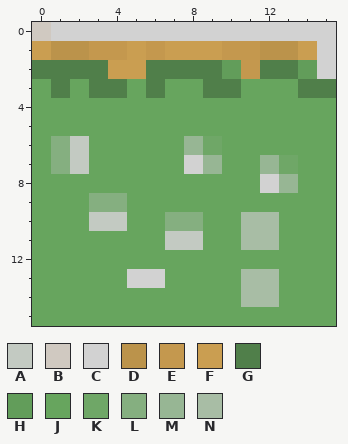
One commit to this pixel-art sprite: Programme/My2DGame/res/tiles/road02.png. Above, as it was before the edit.
The file is 16x16 pixels. Colours within 5 levels of each other are drawn and written as one.
Palette (. is transparent): A #c3cac2  B #d0c9c1  C #d2d2d2  D #bb934b  E #c4984e  F #ca9e51  G #507f4a  H #629d5a  J #67a55e  K #6fa767  L #85af80  M #97b694  N #a8bda5
Pixels before, first column x 0:
 0 BCCCCCCCCCCCCCCC
 1 FDDEEFEFFFEEDDFC
 2 GGGGFFGGGGHEGGHC
 3 JGJGGJGJJGGJJJGG
 4 JJJJJJJJJJJJJJJJ
 5 JJJJJJJJJJJJJJJJ
 6 JLAJJJJJMKJJJJJJ
 7 JLAJJJJJCMJJMKJJ
 8 JJJJJJJJJJJJCMJJ
 9 JJJLLJJJJJJJJJJJ
10 JJJAAJJLLJJNNJJJ
11 JJJJJJJAAJJNNJJJ
12 JJJJJJJJJJJJJJJJ
13 JJJJJCCJJJJNNJJJ
14 JJJJJJJJJJJNNJJJ
15 JJJJJJJJJJJJJJJJ
The same view after the edit:
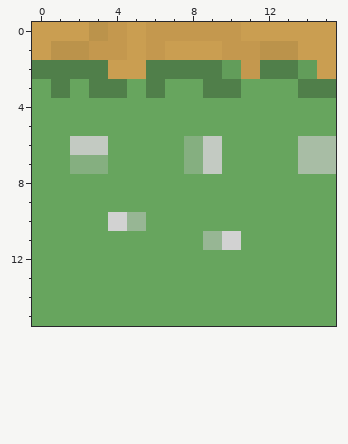
The edit:
{"y":0,"x":0,"old":"BCCCCCCCCCCCCCCC","new":"FFFDEFEEEEEFFFFF"}
{"y":1,"x":15,"old":"C","new":"F"}
{"y":2,"x":15,"old":"C","new":"F"}
{"y":6,"x":1,"old":"L","new":"J"}
{"y":6,"x":3,"old":"J","new":"A"}
{"y":6,"x":8,"old":"MK","new":"LA"}
{"y":6,"x":14,"old":"JJ","new":"NN"}
{"y":7,"x":1,"old":"LAJ","new":"JLL"}
{"y":7,"x":8,"old":"CM","new":"LA"}
{"y":7,"x":12,"old":"MKJJ","new":"JJNN"}
{"y":8,"x":12,"old":"CM","new":"JJ"}
{"y":9,"x":3,"old":"LL","new":"JJ"}
{"y":10,"x":3,"old":"AAJ","new":"JCM"}
{"y":10,"x":7,"old":"LL","new":"JJ"}
{"y":10,"x":11,"old":"NN","new":"JJ"}
{"y":11,"x":7,"old":"AAJJNN","new":"JJMCJJ"}
{"y":13,"x":5,"old":"CC","new":"JJ"}
{"y":13,"x":11,"old":"NN","new":"JJ"}
{"y":14,"x":11,"old":"NN","new":"JJ"}
{"label":"changed","picture_box":[32,22,336,79]}
{"label":"changed","picture_box":[51,136,336,307]}
